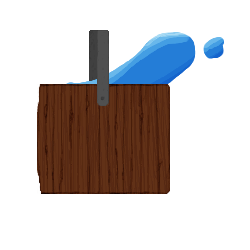
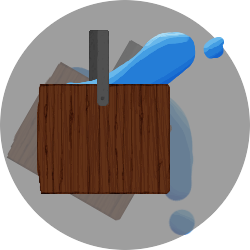
Before/after of a (250, 250) layered artwork. What changed in the layer stack:
added group "Up (replace)" with 5 layers above "Down (replace)" over [0, 0, 250, 250]
added layer "Layer #8" in group "Up (replace)" over [37, 84, 170, 194]
added layer "Layer #9" in group "Up (replace)" over [43, 32, 224, 118]
added layer "Layer #11" in group "Up (replace)" over [0, 0, 250, 250]
added group "Down (replace)" with 6 layers over [0, 0, 250, 250]
added group "Layer Group #1" with 4 layers in group "Down (replace)" over [4, 39, 196, 236]
moved "Layer #1" into group "Layer Group #1", painted on it over [108, 30, 148, 73]
moved "Layer" into group "Layer Group #1", painted on it over [4, 60, 173, 222]
removed layer "Layer #4" over [43, 32, 224, 118]
added layer "Layer #12" in group "Layer Group #1" over [54, 67, 196, 236]
moved "Layer #2" into group "Layer Group #1", painted on it over [89, 30, 141, 73]
added layer "Layer #5" in group "Down (replace)" over [0, 0, 250, 250]
